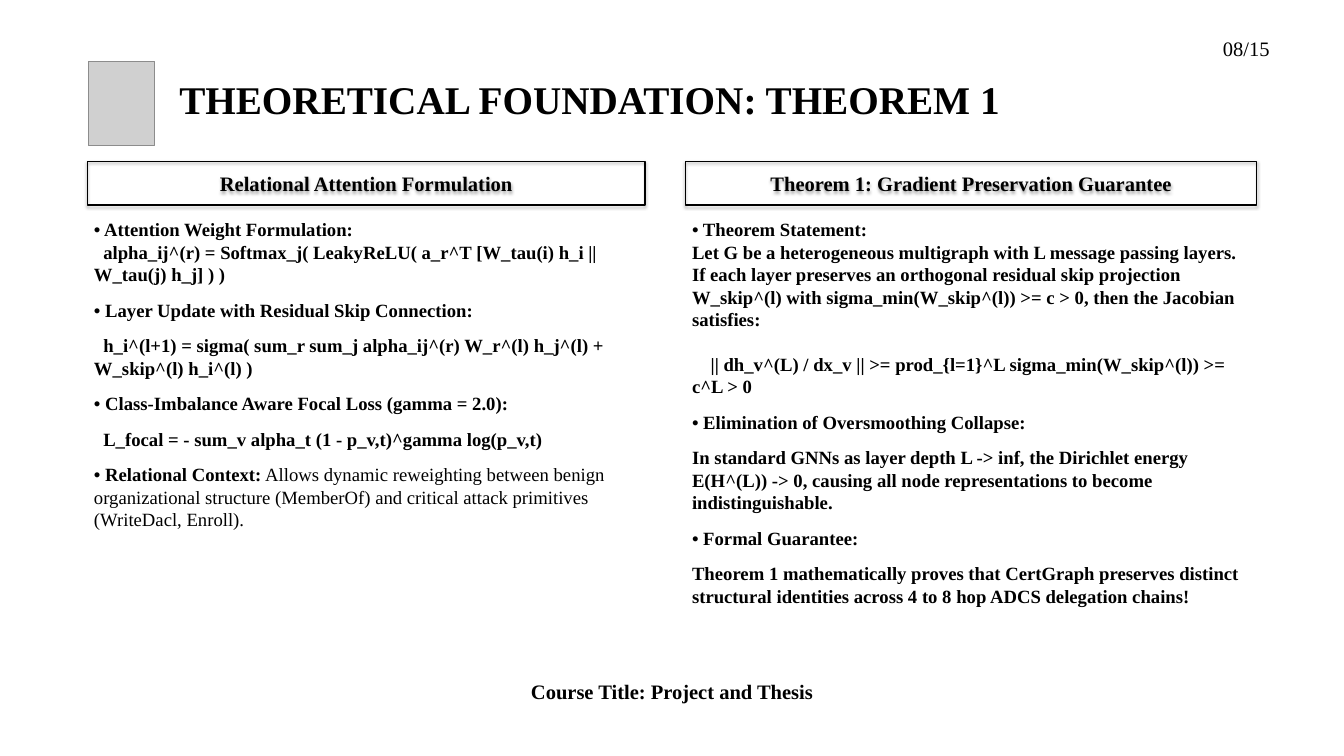
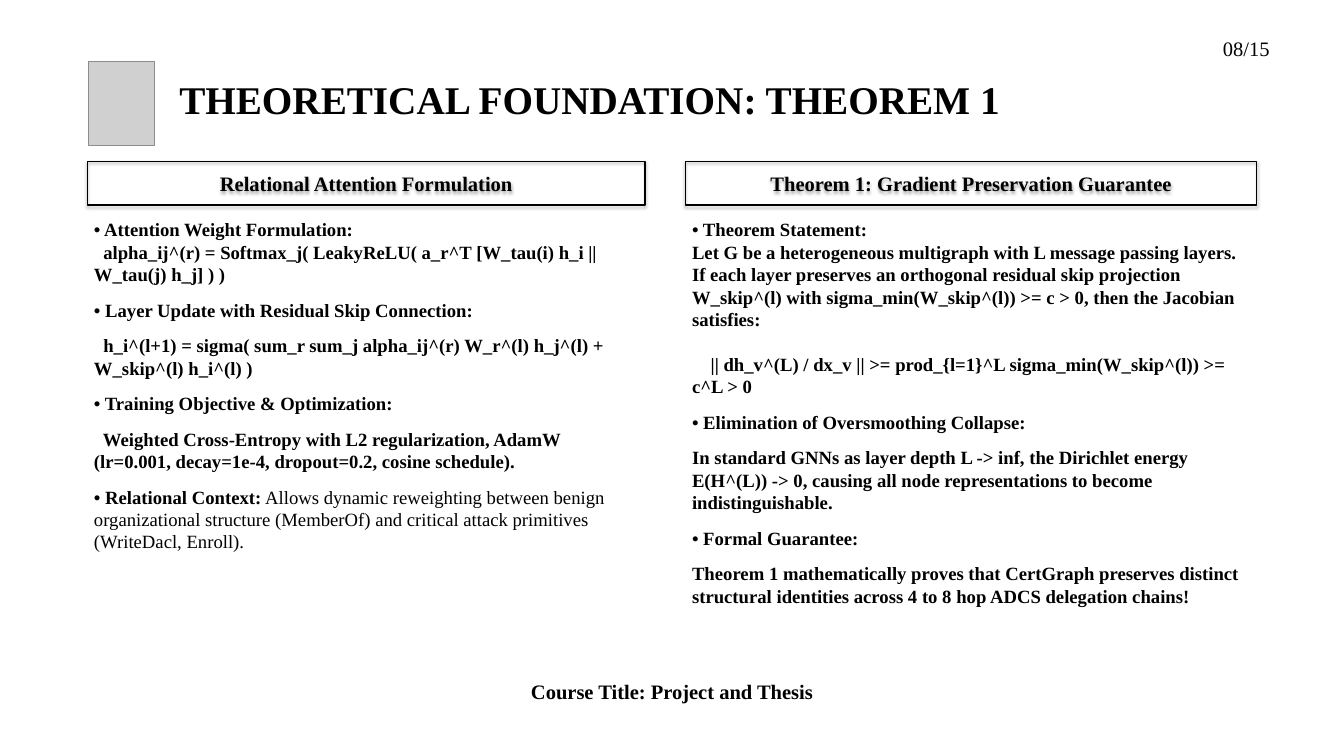
Before and after one commit to hasanshahriar32/GOAD, a slide deck: slide 8 of thesis_paper/certgraph_thesis_defense.pptx. Drawn at 1344x756 pixels with LibreOffice and Linux fonts; fonts in the diff are those of the drawing; grey boxes stand for pictures; background and template pictures are left out. Boxes give left, top, right and bottom in pixels: in the first picture for what was removed or moved away, otherwise in the second. Text is boxed around its words. In the diff, an @@ line names an element or a change of style, - is before the commit and + after.

```diff
--- a/thesis_paper/certgraph_thesis_defense.pptx
+++ b/thesis_paper/certgraph_thesis_defense.pptx
@@ text at (94, 397, 560, 472): text changed @@
-• Class-Imbalance Aware Focal Loss (gamma = 2.0):
-L_focal = - sum_v alpha_t (1 - p_v,t)^gamma log(p_v,t)
+• Training Objective & Optimization:
+Weighted Cross-Entropy with L2 regularization, AdamW (lr=0.001, decay=1e-4, dropout=0.2, cosine schedule).
```
Also in this commit, not shown: 10 other slides changed, 2 other files.
